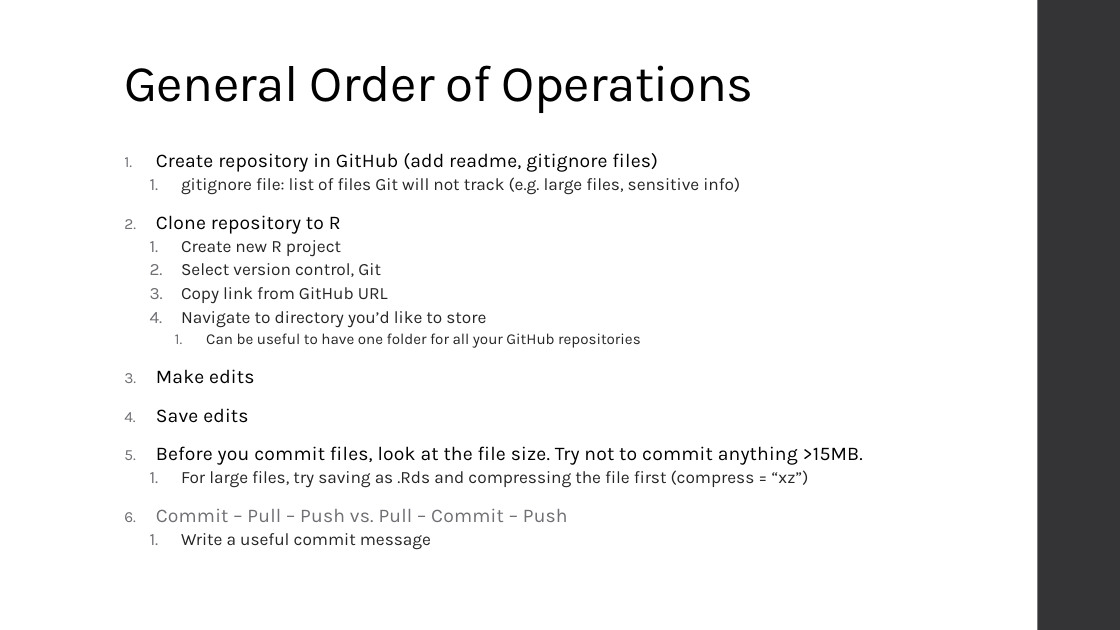
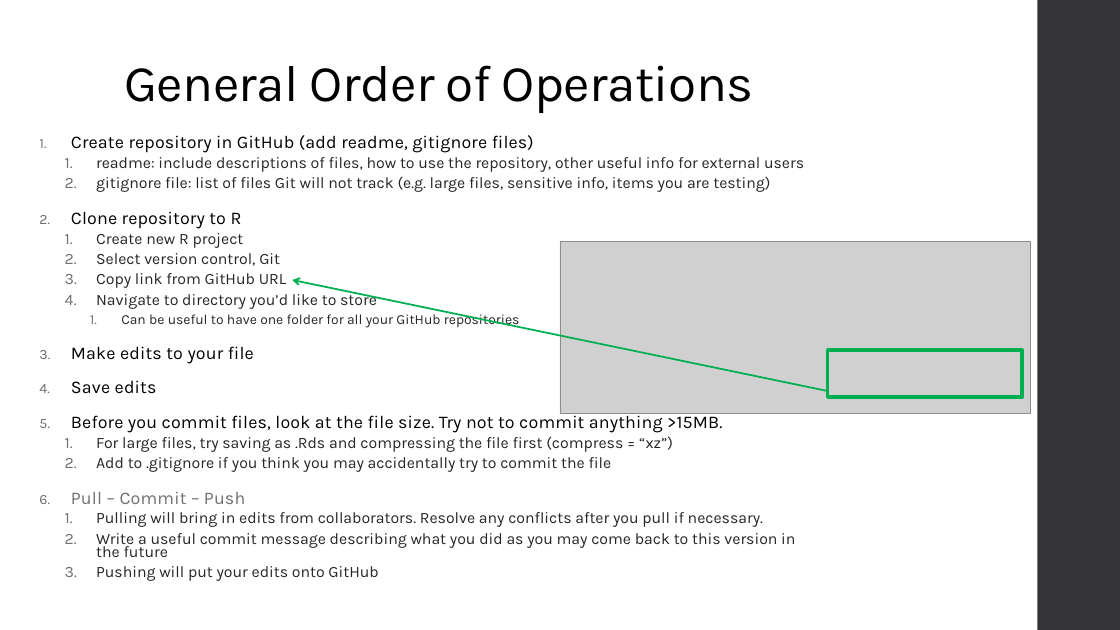
Before and after one commit to BDO-Science/rteam, a slide deck: slide 5 of github/GitHub_introduction.pptx (slide 4 before the commit). Drawn at 1120x630 pixels with LibreOffice and Linux fonts; fonts in the diff are those of the drawing; grey boxes stand for pictures. Boxes give left, top, right and bottom in pixels: in the first picture for what was removed or moved away, otherwise in the second. Text is boxed around its words. In the diff, an @@ line names an element or a change of style, - is before the commit and + after.

```diff
--- a/github/GitHub_introduction.pptx
+++ b/github/GitHub_introduction.pptx
@@ text "Create repository in GitHub (add ...": place and size @@
-text "Create repository in GitHub (add ..." at (156, 153, 863, 550)
+text "Create repository in GitHub (add ..." at (71, 135, 804, 581)
@@ text at (71, 135, 723, 452): size 16.6 to 15.3 pt in "Create repository in GitHub (add readme, gitignore ...", "Clone repository to R", "Save edits", "Before you commit files, look at the ..."; size 14.8 to 13.6 pt in "Create new R project", "Select version control, Git", "Copy link from GitHub URL", "Navigate to directory you’d like to store" and 1 more places; size 12.9 to 11.9 pt in "Can be useful to have one folder ..."; line spacing 0.85 to 0.75; line spacing 0.8 to 0.7 @@
@@ text at (96, 157, 804, 192): text changed; size 14.8 to 13.6 pt @@
-  1. gitignore file: list of files Git will not track (e.g. large files, sensitive info)
+  1. readme: include descriptions of files, how to use the repository, other useful info for external users
+  2. gitignore file: list of files Git will not track (e.g. large files, sensitive info, items you are testing)
@@ picture added at (560, 241, 1031, 413) @@
@@ arrow added from (828, 392) to (292, 280), #00B050 1.5 pt @@
@@ text at (71, 346, 254, 364): text changed; size 16.6 to 15.3 pt @@
-3. Make edits
+3. Make edits to your file
@@ rectangle added at (828, 350, 1022, 397), outline #00B050 3 pt @@
@@ text at (71, 457, 795, 581): text changed; size 16.6 to 13.6 pt; text colour #6F6F74 to #262626 @@
-6. Commit – Pull – Push vs. Pull – Commit – Push
-  1. Write a useful commit message
+  2. Add to .gitignore if you think you may accidentally try to commit the file
+6. Pull – Commit – Push
+  1. Pulling will bring in edits from collaborators. Resolve any conflicts after you pull if necessary.
+  2. Write a useful commit message describing what you did as you may come back to this version in the future
+  3. Pushing will put your edits onto GitHub
```
Also in this commit, not shown: 7 other slides changed, 5 slides added, 4 slides removed.
